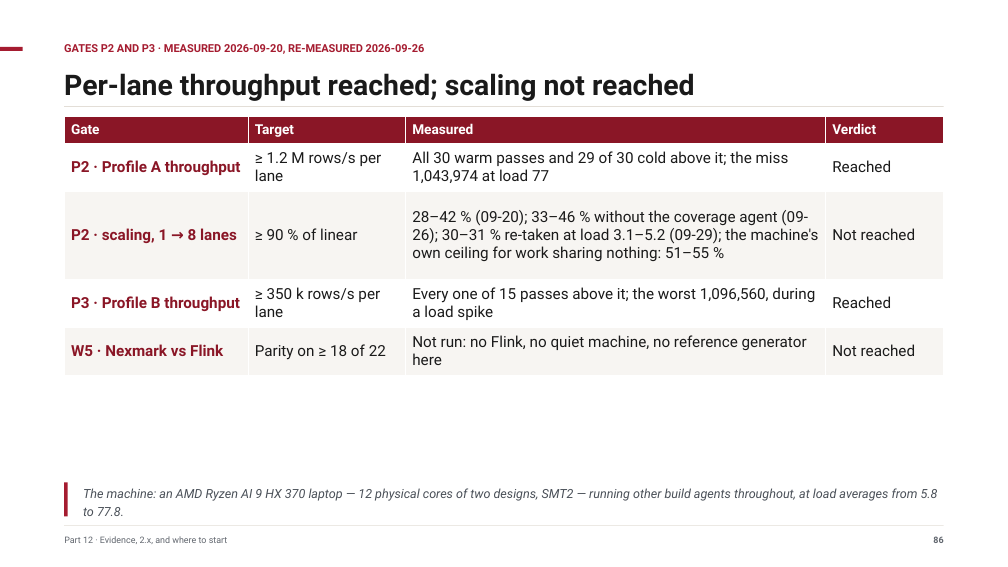
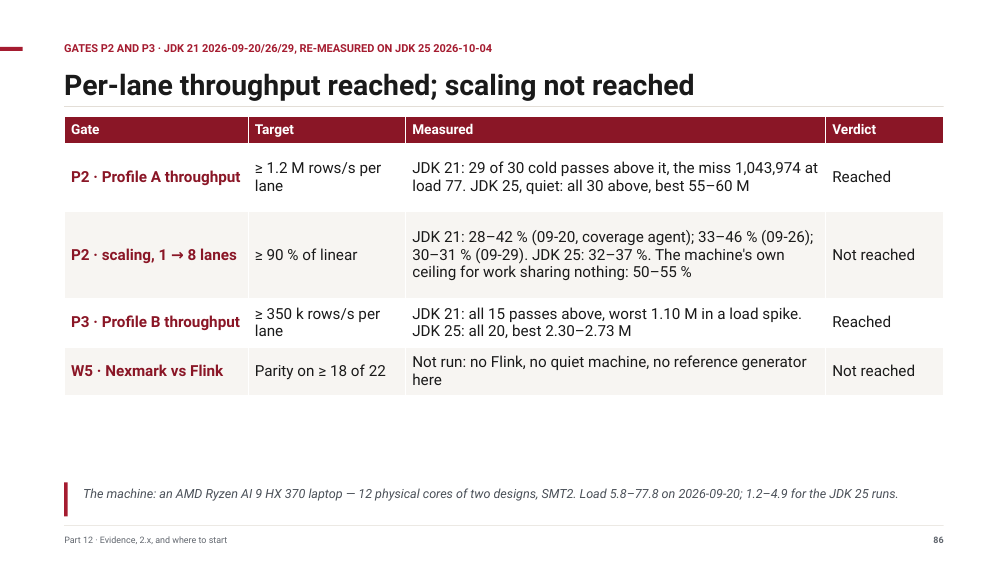
Before and after one commit to ajsinha/pravaha, a slide deck: slide 86 of docs/publications/Pravaha-Continuous-SQL-Engine-Design-and-Evidence.pptx. Drawn at 1008x567 pixels with LibreOffice and Linux fonts; fonts in the diff are those of the drawing. Boxes give left, top, right and bottom in pixels: in the first picture for what was removed or moved away, otherwise in the second. Text is boxed around its words. In the diff, an @@ line names an element or a change of style, - is before the commit and + after.

Commit message:
Publications: JDK 25 figures beside the JDK 21 ones; the 'not re-taken on 25' caveats replaced
Paper (evaluation tables and caveat; PDF rebuilt), its article edition, the deck (rebuilt, audited,
tests/deck green) and the Medium post (HTML regenerated) now quote the 2026-10-04 JDK 25 measurements
and say which figures were not re-taken (pipeline alone, subscribers, spill tier, SPILL-4, TRANSOVF-1).

```diff
--- a/docs/publications/Pravaha-Continuous-SQL-Engine-Design-and-Evidence.pptx
+++ b/docs/publications/Pravaha-Continuous-SQL-Engine-Design-and-Evidence.pptx
@@ text at box(64, 44, 492, 54): text changed @@
-GATES P2 AND P3 · MEASURED 2026-09-20, RE-MEASURED 2026-09-26
+GATES P2 AND P3 · JDK 21 2026-09-20/26/29, RE-MEASURED ON JDK 25 2026-10-04
@@ table at box(64, 116, 944, 395) @@
-row 2, column 3: All 30 warm passes and 29 of 30 cold above it; the miss 1,043,974 at load 77
+row 2, column 3: JDK 21: 29 of 30 cold passes above it, the miss 1,043,974 at load 77. JDK 25, quiet: all 30 above, best 55–60 M
-row 3, column 3: 28–42 % (09-20); 33–46 % without the coverage agent (09-26); 30–31 % re-taken at load 3.1–5.2 (09-29); the machine's own ceiling for work sharing nothing: 51–55 %
+row 3, column 3: JDK 21: 28–42 % (09-20, coverage agent); 33–46 % (09-26); 30–31 % (09-29). JDK 25: 32–37 %. The machine's own ceiling for work sharing nothing: 50–55 %
-row 4, column 3: Every one of 15 passes above it; the worst 1,096,560, during a load spike
+row 4, column 3: JDK 21: all 15 passes above, worst 1.10 M in a load spike. JDK 25: all 20, best 2.30–2.73 M
@@ text at box(83, 488, 899, 501): text changed @@
-The machine: an AMD Ryzen AI 9 HX 370 laptop — 12 physical cores of two designs, SMT2 — running other build agents throughout, at load averages from 5.8 to 77.8.
+The machine: an AMD Ryzen AI 9 HX 370 laptop — 12 physical cores of two designs, SMT2. Load 5.8–77.8 on 2026-09-20; 1.2–4.9 for the JDK 25 runs.
```
Also in this commit, not shown: 3 other slides changed, 8 other files.
